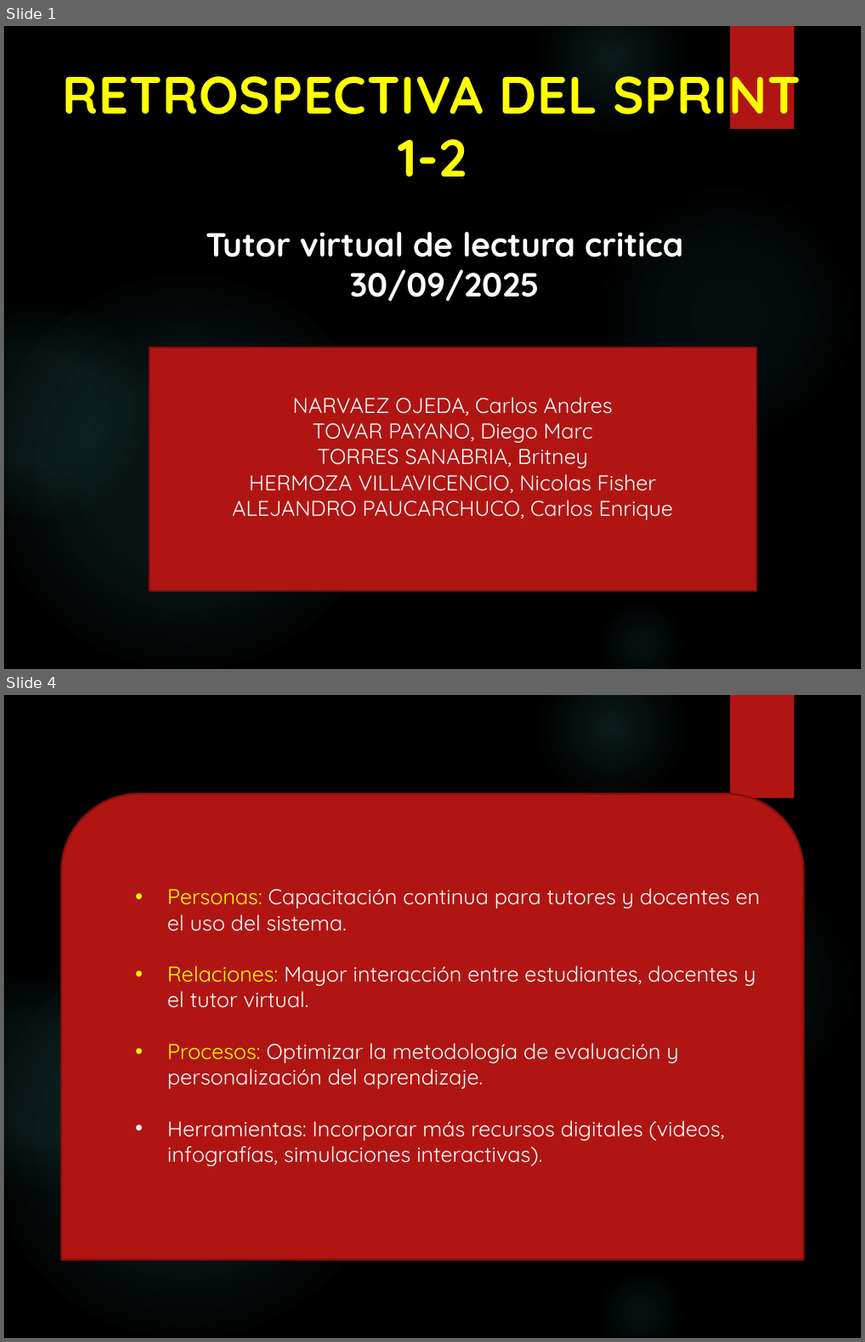
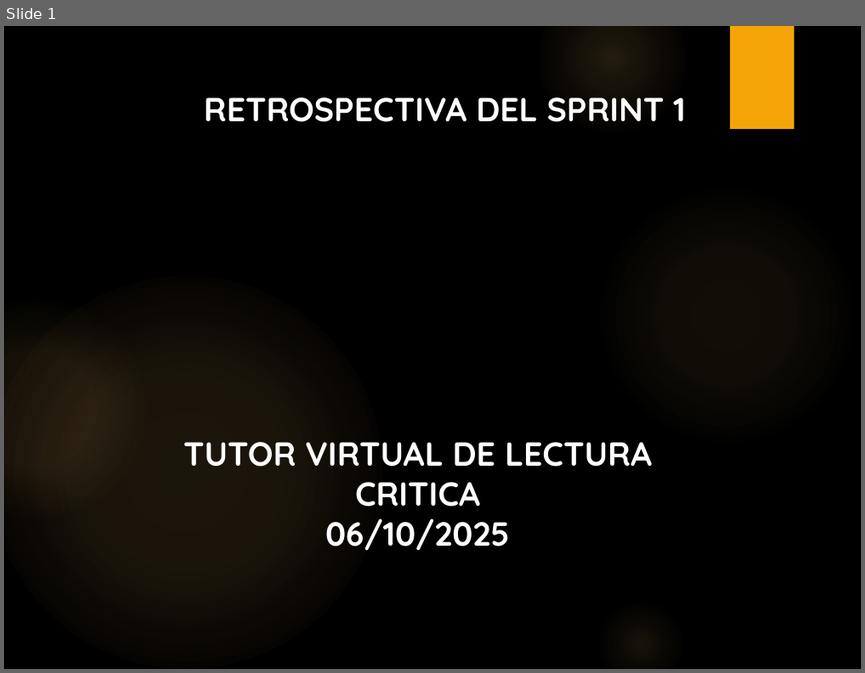
Before and after one commit to BritneyTorres/G2001, a slide deck: Semana 5/20250915_07_Retrospectiva del Sprint.pptx. Shown one above the other, each under a label of ours: slides 1 and 4 before the commit, slide 1 after it; the slides between them are not shown. The pictures are 865x1342 and 865x673 pixels, drawn with LibreOffice and Linux fonts; fonts in the diff are those of the drawing; background and template pictures are left out. Boxes give left, top, right and bottom in pixels: in the first picture for what was removed or moved away, otherwise in the second. Text is boxed around its words. In the diff, an @@ line names an element or a change of style, - is before the commit and + after.

```diff
--- a/Semana 5/20250915_07_Retrospectiva del Sprint.pptx
+++ b/Semana 5/20250915_07_Retrospectiva del Sprint.pptx
@@ slide 4 removed at box(4, 695, 861, 1338), background picture (left out); not listed: 6 template elements that a slide beside it also shows @@
@@ round same rect removed at box(62, 794, 803, 1259) @@
-  • Personas: Capacitación continua para tutores y docentes en el uso del sistema.
-  • Relaciones: Mayor interacción entre estudiantes, docentes y el tutor virtual.
-  • Procesos: Optimizar la metodología de evaluación y personalización del aprendizaje.
-  • Herramientas: Incorporar más recursos digitales (videos, infografías, simulaciones interactivas).
@@ slide 1 changed as well @@
@@ rectangle at box(730, 26, 794, 129): fill #B01513 to #F5A408 @@
@@ text at box(204, 97, 685, 122): text changed; size 44 to 28 pt; text colour #FFFF00 to #FFFFFF @@
-RETROSPECTIVA DEL SPRINT 1-2
+RETROSPECTIVA DEL SPRINT 1
@@ fill gradient #50B9C1 to gradient #FAC96A in 5 elements at box(595, 182, 858, 447), box(537, 26, 687, 133), box(595, 597, 687, 669), box(4, 276, 382, 669), box(4, 298, 146, 519) @@
@@ rectangle removed at box(148, 347, 756, 590) @@
-NARVAEZ OJEDA, Carlos Andres
-TOVAR PAYANO, Diego Marc
-TORRES SANABRIA, Britney
-HERMOZA VILLAVICENCIO, Nicolas Fisher
-ALEJANDRO PAUCARCHUCO, Carlos Enrique
@@ text at box(183, 442, 652, 550): text changed @@
-Tutor virtual de lectura critica
-30/09/2025
+TUTOR VIRTUAL DE LECTURA CRITICA
+06/10/2025
```
Also in this commit, not shown: 9 slides added, 3 other slides removed, 2 other files.
